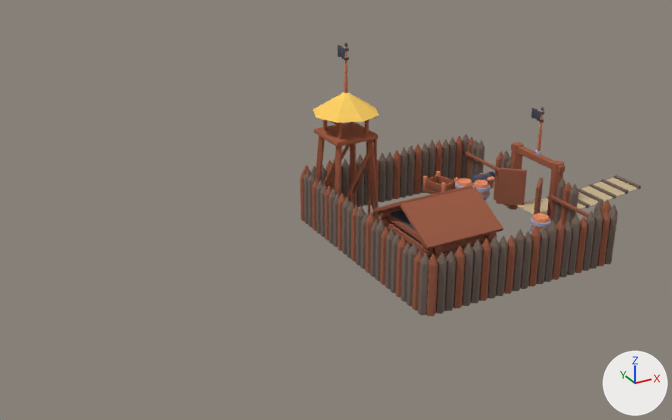
Renders of the glTF model public/assets/toycar/set-pirate-stockade.glb from each side of a commit.
Rendered twice from a 50 mm camera at (-22.0, -27.3, 15.6) aimed at (-6.6, 0.6, 1.6). The lights are fixed; the arrows at lower right show +X, +Y and +Z. The picture after the commit comes second. Where no turn or scale is listed for an object, it has been applied to the vertices.

Script lines for the objects in view, before the commit:
```python
me_anim_drape_sway_a_x_d_24_p_2_0_tower = bpy.data.meshes.new('anim_drape+sway:a=x:d=24:p=2.0#tower')
me_anim_drape_sway_a_x_d_24_p_2_0_tower.from_pydata(...)  # 16 vertices, 14 faces; spans x -0.046..0.032, y 0.143..0.682, z -0.45..0.0
me_anim_drape_sway_a_x_d_24_p_2_0_tower.materials.append(mat_colormap)  # picture img_pirate_colormap_png
me_anim_drape_sway_a_x_d_24_p_2_2_gate = bpy.data.meshes.new('anim_drape+sway:a=x:d=24:p=2.2#gate')
me_anim_drape_sway_a_x_d_24_p_2_2_gate.from_pydata(...)  # 16 vertices, 14 faces; spans x -0.042..0.029, y 0.131..0.626, z -0.413..0.0
me_anim_drape_sway_a_x_d_24_p_2_2_gate.materials.append(mat_colormap)  # picture img_pirate_colormap_png
me_drape_fort = bpy.data.meshes.new('drape_fort')
me_drape_fort.from_pydata(...)  # 3501 vertices, 6744 faces; spans x -8.56..5.65, y -9.2..0.36, z -0.01..7.56
# faces by material slot: [5532, 1212]
me_drape_fort.materials.append(mat_colormap_001)  # picture img_colormap_png
me_drape_fort.materials.append(mat_colormap)  # picture img_pirate_colormap_png
ob_anim_drape_sway_a_x_d_24_p_2_0_tower = bpy.data.objects.new('anim_drape+sway:a=x:d=24:p=2.0#tower', me_anim_drape_sway_a_x_d_24_p_2_0_tower)
ob_anim_drape_sway_a_x_d_24_p_2_0_tower.location = (-4.7, 3.3, 6.95)
ob_anim_drape_sway_a_x_d_24_p_2_2_gate = bpy.data.objects.new('anim_drape+sway:a=x:d=24:p=2.2#gate', me_anim_drape_sway_a_x_d_24_p_2_2_gate)
ob_anim_drape_sway_a_x_d_24_p_2_2_gate.location = (2.45, 0.0, 4.24)
ob_drape_fort = bpy.data.objects.new('drape_fort', me_drape_fort)
ob_drape_fort.location = (2.4, 4.42, -0.4)
```
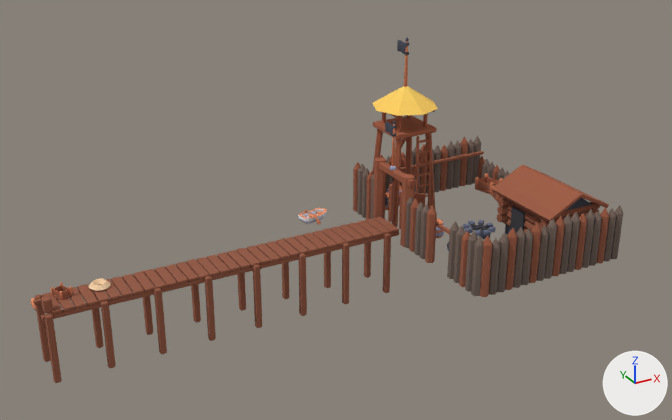
The change in detail:
Mesh me_drape_boat is new.
It has 103 vertices, 174 faces and spans x -0.669..0.632, y -0.653..0.588, z 0.0..0.381.
It uses material mat_colormap (picture img_pirate_colormap_png).
Mesh me_camp is new.
It has 5111 vertices, 9470 faces and spans x -14.0..6.7, y -8.8..0.4, z -2.1..7.6.
Faces by material slot: [7610, 1860].
It uses material mat_colormap_001 (picture img_colormap_png).
It uses material mat_colormap (picture img_pirate_colormap_png).
Mesh me_anim_bob_h_0_05_p_3_1_moored is new.
It has 95 vertices, 168 faces and spans x 0.266..1.334, y -0.618..0.618, z -0.15..0.231.
It uses material mat_colormap (picture img_pirate_colormap_png).
Object 'anim_drape+sway:a=x:d=24:p=2.0#tower' (ob_anim_drape_sway_a_x_d_24_p_2_0_tower) moves from (-4.7, 3.3, 6.95) to (-2.2, 2.9, 6.95).
Object 'anim_drape+sway:a=x:d=24:p=2.2#gate' (ob_anim_drape_sway_a_x_d_24_p_2_2_gate) moves from (2.45, 0.0, 4.24) to (-3.65, 1.4, 4.24).
Object 'drape_fort' (ob_drape_fort) is deleted.
Object 'drape_boat' (ob_drape_boat) is new; it shows me_drape_boat.
Its location is (-6.0, 3.6, -0.05).
Object 'camp' (ob_camp) is new; it shows me_camp.
Its location is (-3.6, 4.22, -0.4).
Object 'anim_bob:h=0.05:p=3.1#moored' (ob_anim_bob_h_0_05_p_3_1_moored) is new; it shows me_anim_bob_h_0_05_p_3_1_moored.
Its location is (-17.8, 2.85, -0.6).

What differs and where, as boxes (x1, y1, x2, y2) in the pictures (672 x 420 px):
'camp', added (brown): after (33, 38, 623, 383)
    faces in mat_colormap_001 (picture img_colormap_png): (33, 86, 623, 383)
    faces in mat_colormap (picture img_pirate_colormap_png): (50, 38, 503, 301)
'drape_fort', deleted (brown): before (300, 43, 641, 316)
    faces in mat_colormap_001 (picture img_colormap_png): (300, 92, 641, 316)
    faces in mat_colormap (picture img_pirate_colormap_png): (343, 43, 551, 232)
'drape_boat', added: after (298, 208, 327, 224)
'anim_drape+sway:a=x:d=24:p=2.0#tower', moved: before (338, 45, 343, 59); after (397, 40, 404, 54)
'anim_drape+sway:a=x:d=24:p=2.2#gate', moved: before (531, 108, 539, 121); after (385, 122, 391, 135)
'anim_bob:h=0.05:p=3.1#moored', added (mostly hidden): after (31, 297, 59, 314)
